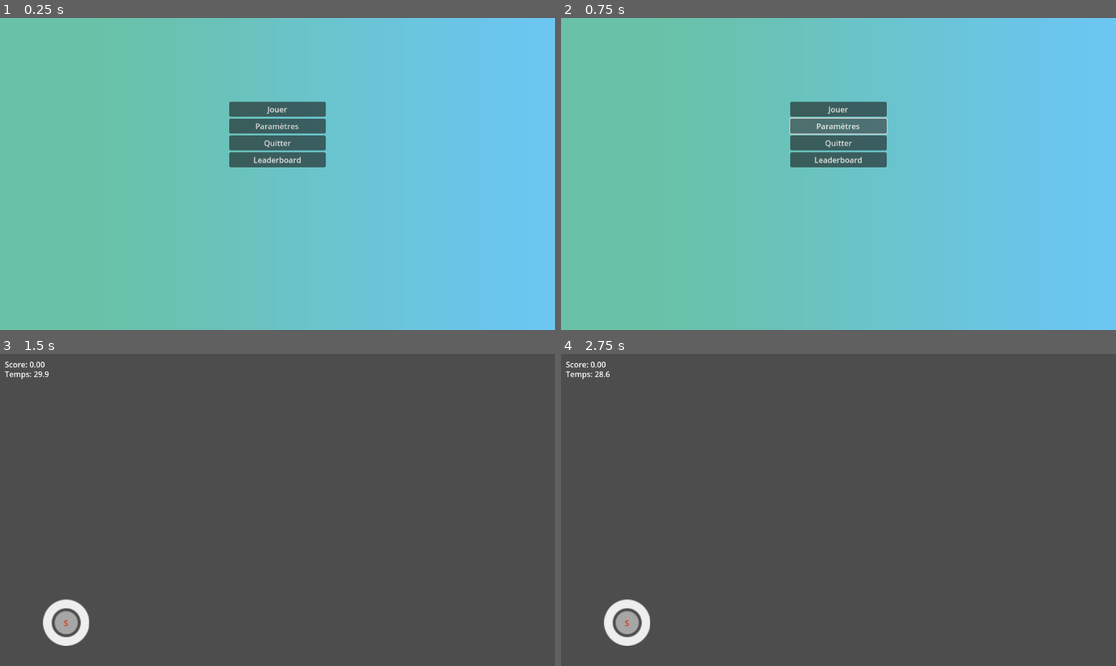
Above: before the commit, frames 1-4 (two rows, left to right).
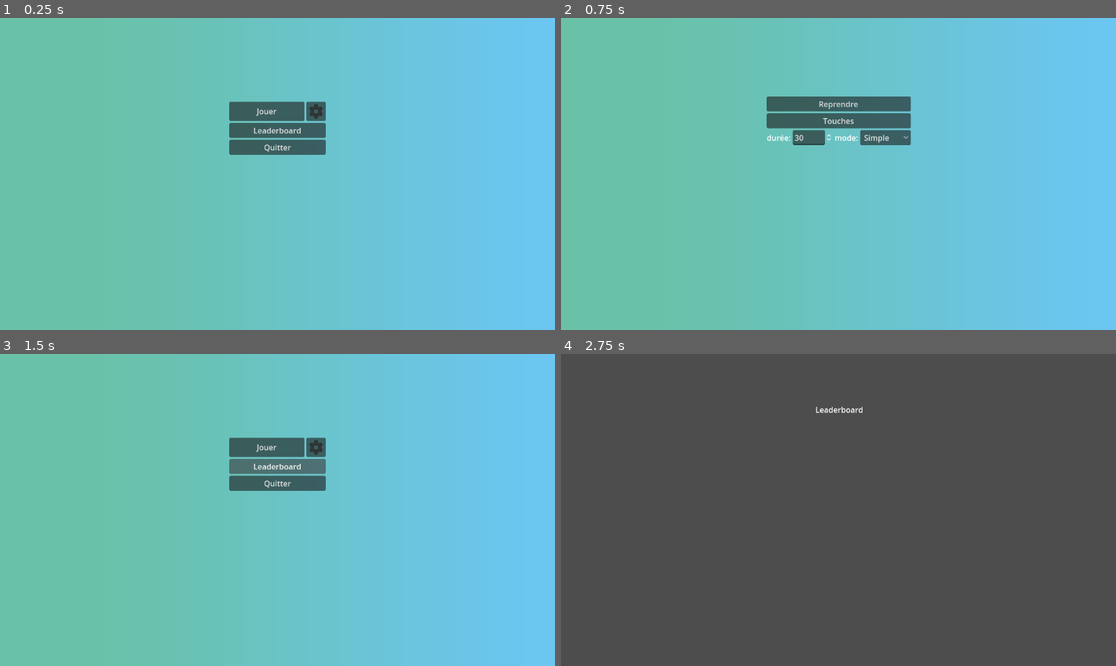
Above: after the commit, the same moments.

Repository: jeanfelixM/Dext
Game: Godot game, scene res://main_menu.tscn
Two runs of this game, one before a commit and one after it. Both use one fixed random seed, a clock stepped at 60 frames per second and the inputs below.
Inputs (mouse positions are in pixels of both pictures, inside the frame that each line leads up to; where the layout moved, square brackets give the same spot in the first picture):
- Up to frame 1 (0.25 s): no input
- Up to frame 2 (0.75 s): click (877, 111) [838, 127] at 0.5 s
- Up to frame 3 (1.5 s): click (277, 441) at 1.25 s, where only the run after the commit has a clickable "Reprendre"
- Up to frame 4 (2.75 s): click (838, 466) at 2 s, where only the run after the commit has a clickable "Leaderboard"

The runs differ from the first frame. In frame 1, 1.7% of the frame differs, in the area x 41-59%, y 26-48%; in frame 2, 3.6%; in frame 3, 98%, in the area x 0-100%, y 0-100%; in frame 4, 1.1%.

Commit message:
maj des gui

Diff:
--- /dev/null
+++ b/ResumeButton.gd
@@ -0,0 +1,22 @@
+extends Button
+
+
+# Called when the node enters the scene tree for the first time.
+func _ready():
+	pass # Replace with function body.
+
+
+# Called every frame. 'delta' is the elapsed time since the previous frame.
+func _process(delta):
+	pass
+
+
+
+
+
+func _on_keys_button_pressed():
+	get_tree().change_scene_to_file("res://main_menu.tscn")
+
+
+func _on_resume_pressed():
+	get_tree().change_scene_to_file("res://main_menu.tscn")
--- a/gamescene.tscn
+++ b/gamescene.tscn
@@ -1,11 +1,29 @@
-[gd_scene load_steps=4 format=3 uid="uid://dtm7fwy4yiox7"]
+[gd_scene load_steps=6 format=3 uid="uid://dtm7fwy4yiox7"]
 
 [ext_resource type="Script" path="res://gamescene.gd" id="1_mxx6g"]
 [ext_resource type="AudioStream" uid="uid://domfpt8h6nrdi" path="res://miaw miaw miaw song sad (lyrics video visual).wav" id="2_8wg1u"]
 [ext_resource type="PackedScene" uid="uid://dtx75dqoxfqd8" path="res://pause_menu_layer.tscn" id="3_1em7v"]
 
+[sub_resource type="Gradient" id="Gradient_rk1t7"]
+interpolation_mode = 2
+offsets = PackedFloat32Array(0.172619, 1)
+colors = PackedColorArray(0.413784, 0.760641, 0.662593, 1, 0.42056, 0.778301, 0.951745, 1)
+
+[sub_resource type="GradientTexture1D" id="GradientTexture1D_xjc46"]
+gradient = SubResource("Gradient_rk1t7")
+
 [node name="GameScene" type="Node2D"]
 script = ExtResource("1_mxx6g")
+
+[node name="TextureRect" type="TextureRect" parent="."]
+anchors_preset = -1
+anchor_right = 28.8
+anchor_bottom = 16.2
+offset_right = 1152.0
+offset_bottom = 648.0
+grow_horizontal = 2
+grow_vertical = 2
+texture = SubResource("GradientTexture1D_xjc46")
 
 [node name="LabelScore" type="Label" parent="."]
 offset_left = 10.0
--- /dev/null
+++ b/keys_layer.tscn
@@ -0,0 +1,69 @@
+[gd_scene load_steps=3 format=3 uid="uid://c1dkhr8we7afh"]
+
+[sub_resource type="Gradient" id="Gradient_jdcv3"]
+interpolation_mode = 2
+offsets = PackedFloat32Array(0.172619, 1)
+colors = PackedColorArray(0.413784, 0.760641, 0.662593, 1, 0.42056, 0.778301, 0.951745, 1)
+
+[sub_resource type="GradientTexture1D" id="GradientTexture1D_425t1"]
+gradient = SubResource("Gradient_jdcv3")
+
+[node name="KeysLayer" type="CanvasLayer"]
+
+[node name="KeysMenu" type="Control" parent="."]
+process_mode = 3
+layout_mode = 3
+anchors_preset = 15
+anchor_right = 1.0
+anchor_bottom = 1.0
+grow_horizontal = 2
+grow_vertical = 2
+
+[node name="TextureRect" type="TextureRect" parent="KeysMenu"]
+layout_mode = 1
+anchors_preset = -1
+anchor_right = 28.8
+anchor_bottom = 16.2
+offset_right = -32025.6
+offset_bottom = -9849.6
+grow_horizontal = 2
+grow_vertical = 2
+texture = SubResource("GradientTexture1D_425t1")
+
+[node name="ItemList" type="ItemList" parent="KeysMenu"]
+layout_mode = 0
+offset_left = 480.0
+offset_top = 64.0
+offset_right = 676.0
+offset_bottom = 144.0
+item_count = 2
+max_columns = 3
+item_0/text = "A"
+item_1/text = "B"
+
+[node name="ButtonContainer2" type="VBoxContainer" parent="KeysMenu"]
+layout_mode = 2
+offset_left = 480.0
+offset_top = 176.0
+offset_right = 676.0
+offset_bottom = 272.0
+grow_horizontal = 2
+grow_vertical = 2
+
+[node name="ButtonContainer" type="HBoxContainer" parent="KeysMenu/ButtonContainer2"]
+layout_mode = 2
+
+[node name="AddButton" type="Button" parent="KeysMenu/ButtonContainer2/ButtonContainer"]
+layout_mode = 2
+size_flags_horizontal = 3
+text = "Ajouter"
+
+[node name="DeleteButton" type="Button" parent="KeysMenu/ButtonContainer2/ButtonContainer"]
+layout_mode = 2
+size_flags_horizontal = 3
+text = "Supprimer"
+
+[node name="BackButton" type="Button" parent="KeysMenu/ButtonContainer2"]
+layout_mode = 2
+text = "Retour
+"
--- a/main_menu.gd
+++ b/main_menu.gd
@@ -22,7 +22,7 @@
 
 
 func _on_settings_button_pressed():
-	pass # Replace with function body.
+	get_tree().change_scene_to_file("res://param_layer.tscn")
 
 
 func _on_quit_button_pressed():
--- a/main_menu.tscn
+++ b/main_menu.tscn
@@ -1,14 +1,15 @@
-[gd_scene load_steps=4 format=3 uid="uid://kh8h3tgcfiy7"]
+[gd_scene load_steps=5 format=3 uid="uid://kh8h3tgcfiy7"]
 
 [ext_resource type="Script" path="res://main_menu.gd" id="1_mr77d"]
+[ext_resource type="Texture2D" uid="uid://b13p3hoo7c0qr" path="res://param.png" id="2_lsv0q"]
 
-[sub_resource type="Gradient" id="Gradient_rije7"]
+[sub_resource type="Gradient" id="Gradient_n2brp"]
 interpolation_mode = 2
 offsets = PackedFloat32Array(0.172619, 1)
 colors = PackedColorArray(0.413784, 0.760641, 0.662593, 1, 0.42056, 0.778301, 0.951745, 1)
 
 [sub_resource type="GradientTexture1D" id="GradientTexture1D_1bcwt"]
-gradient = SubResource("Gradient_rije7")
+gradient = SubResource("Gradient_n2brp")
 
 [node name="MainMenu" type="Control"]
 layout_mode = 3
@@ -38,24 +39,32 @@
 grow_horizontal = 2
 grow_vertical = 2
 
-[node name="PlayButton" type="Button" parent="VBoxContainer"]
+[node name="HBoxContainer" type="HBoxContainer" parent="VBoxContainer"]
 layout_mode = 2
+
+[node name="PlayButton" type="Button" parent="VBoxContainer/HBoxContainer"]
+layout_mode = 2
+size_flags_horizontal = 3
 text = "Jouer
 "
 
-[node name="SettingsButton" type="Button" parent="VBoxContainer"]
+[node name="SettingsButton" type="Button" parent="VBoxContainer/HBoxContainer"]
+clip_contents = true
+custom_minimum_size = Vector2(40, 40)
 layout_mode = 2
-text = "Paramètres"
+icon = ExtResource("2_lsv0q")
+icon_alignment = 1
+expand_icon = true
+
+[node name="Leaderboard" type="Button" parent="VBoxContainer"]
+layout_mode = 2
+text = "Leaderboard"
 
 [node name="QuitButton" type="Button" parent="VBoxContainer"]
 layout_mode = 2
 text = "Quitter"
 
-[node name="Leaderboard" type="Button" parent="VBoxContainer"]
-layout_mode = 2
-text = "Leaderboard"
-
-[connection signal="pressed" from="VBoxContainer/PlayButton" to="." method="_on_play_button_pressed"]
-[connection signal="pressed" from="VBoxContainer/SettingsButton" to="." method="_on_settings_button_pressed"]
+[connection signal="pressed" from="VBoxContainer/HBoxContainer/PlayButton" to="." method="_on_play_button_pressed"]
+[connection signal="pressed" from="VBoxContainer/HBoxContainer/SettingsButton" to="." method="_on_settings_button_pressed"]
+[connection signal="pressed" from="VBoxContainer/Leaderboard" to="." method="_on_leaderboard_pressed"]
 [connection signal="pressed" from="VBoxContainer/QuitButton" to="." method="_on_quit_button_pressed"]
-[connection signal="pressed" from="VBoxContainer/Leaderboard" to="." method="_on_leaderboard_pressed"]
--- /dev/null
+++ b/param_layer.gd
@@ -0,0 +1,22 @@
+extends CanvasLayer
+
+
+# Called when the node enters the scene tree for the first time.
+func _ready():
+	pass # Replace with function body.
+
+
+# Called every frame. 'delta' is the elapsed time since the previous frame.
+func _process(delta):
+	pass
+
+
+
+
+
+func _on_keys_button_pressed():
+	get_tree().change_scene_to_file("res://keys_layer.tscn")
+
+
+func _on_resume_button_pressed():
+	get_tree().change_scene_to_file("res://main_menu.tscn")
--- /dev/null
+++ b/param_layer.tscn
@@ -0,0 +1,87 @@
+[gd_scene load_steps=4 format=3 uid="uid://46bjir5pnonb"]
+
+[ext_resource type="Script" path="res://param_layer.gd" id="1_p53sf"]
+
+[sub_resource type="Gradient" id="Gradient_jdcv3"]
+interpolation_mode = 2
+offsets = PackedFloat32Array(0.172619, 1)
+colors = PackedColorArray(0.413784, 0.760641, 0.662593, 1, 0.42056, 0.778301, 0.951745, 1)
+
+[sub_resource type="GradientTexture1D" id="GradientTexture1D_425t1"]
+gradient = SubResource("Gradient_jdcv3")
+
+[node name="ParamLayer" type="CanvasLayer"]
+script = ExtResource("1_p53sf")
+
+[node name="ParamMenu" type="Control" parent="."]
+process_mode = 3
+layout_mode = 3
+anchors_preset = 15
+anchor_right = 1.0
+anchor_bottom = 1.0
+grow_horizontal = 2
+grow_vertical = 2
+
+[node name="TextureRect" type="TextureRect" parent="ParamMenu"]
+layout_mode = 1
+anchors_preset = -1
+anchor_right = 28.8
+anchor_bottom = 16.2
+offset_right = -32025.6
+offset_bottom = -9849.6
+grow_horizontal = 2
+grow_vertical = 2
+texture = SubResource("GradientTexture1D_425t1")
+
+[node name="ButtonContainer" type="VBoxContainer" parent="ParamMenu"]
+layout_mode = 1
+anchors_preset = -1
+anchor_left = 0.413
+anchor_top = 0.269
+anchor_right = 0.587
+anchor_bottom = 0.39
+offset_left = 0.223969
+offset_top = -0.312012
+offset_right = -0.223999
+offset_bottom = 0.279984
+grow_horizontal = 2
+grow_vertical = 2
+
+[node name="ResumeButton" type="Button" parent="ParamMenu/ButtonContainer"]
+layout_mode = 2
+text = "Reprendre"
+
+[node name="KeysButton" type="Button" parent="ParamMenu/ButtonContainer"]
+layout_mode = 2
+text = "Touches"
+
+[node name="HBoxContainer" type="HBoxContainer" parent="ParamMenu/ButtonContainer"]
+layout_mode = 2
+
+[node name="Label2" type="Label" parent="ParamMenu/ButtonContainer/HBoxContainer"]
+layout_mode = 2
+text = "durée:"
+
+[node name="SpinBox" type="SpinBox" parent="ParamMenu/ButtonContainer/HBoxContainer"]
+layout_mode = 2
+min_value = 15.0
+max_value = 120.0
+value = 30.0
+custom_arrow_step = 1.0
+
+[node name="Label" type="Label" parent="ParamMenu/ButtonContainer/HBoxContainer"]
+layout_mode = 2
+text = "mode:"
+
+[node name="OptionButton" type="OptionButton" parent="ParamMenu/ButtonContainer/HBoxContainer"]
+layout_mode = 2
+item_count = 2
+selected = 0
+allow_reselect = true
+popup/item_0/text = "Simple"
+popup/item_0/id = 0
+popup/item_1/text = "Alternate"
+popup/item_1/id = 1
+
+[connection signal="pressed" from="ParamMenu/ButtonContainer/ResumeButton" to="." method="_on_resume_button_pressed"]
+[connection signal="pressed" from="ParamMenu/ButtonContainer/KeysButton" to="." method="_on_keys_button_pressed"]
Not shown, changed: export_presets.cfg
Binary file added: param.png
Not shown, added: param.png.import
Not shown, changed: Dext.exe
